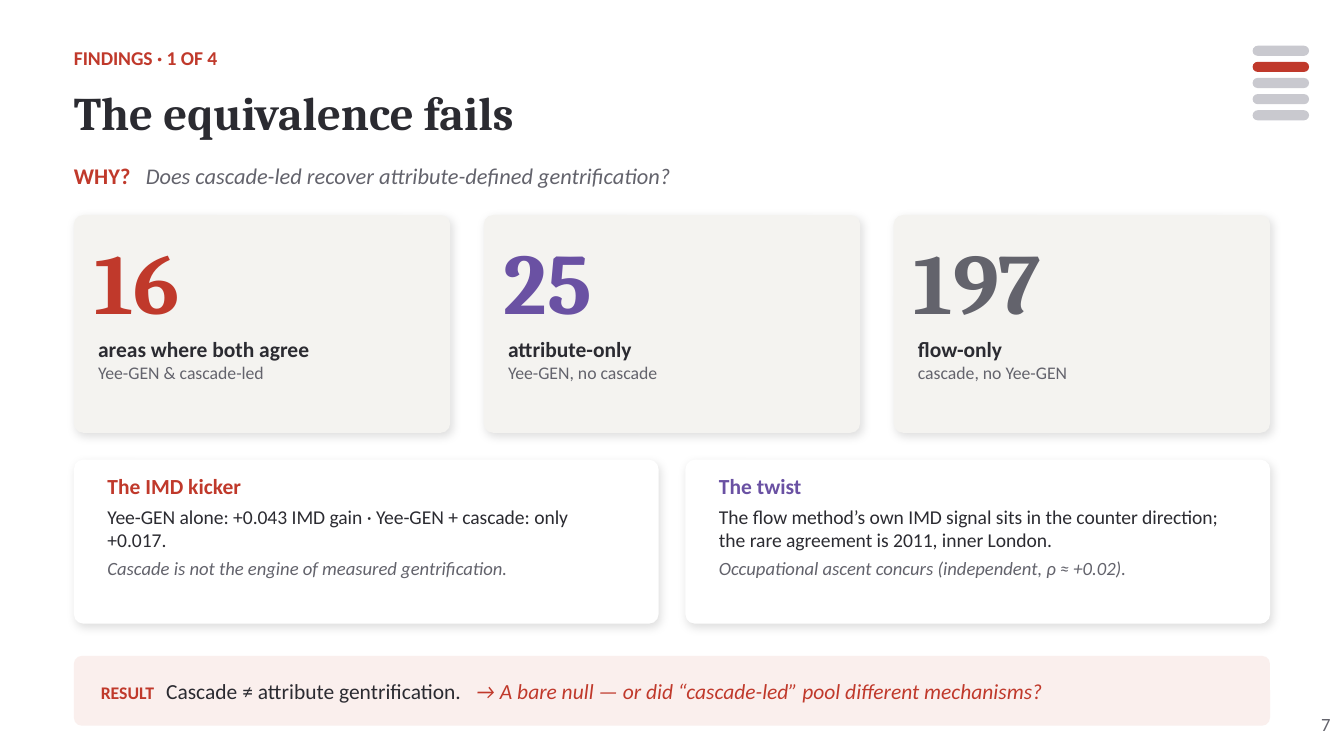
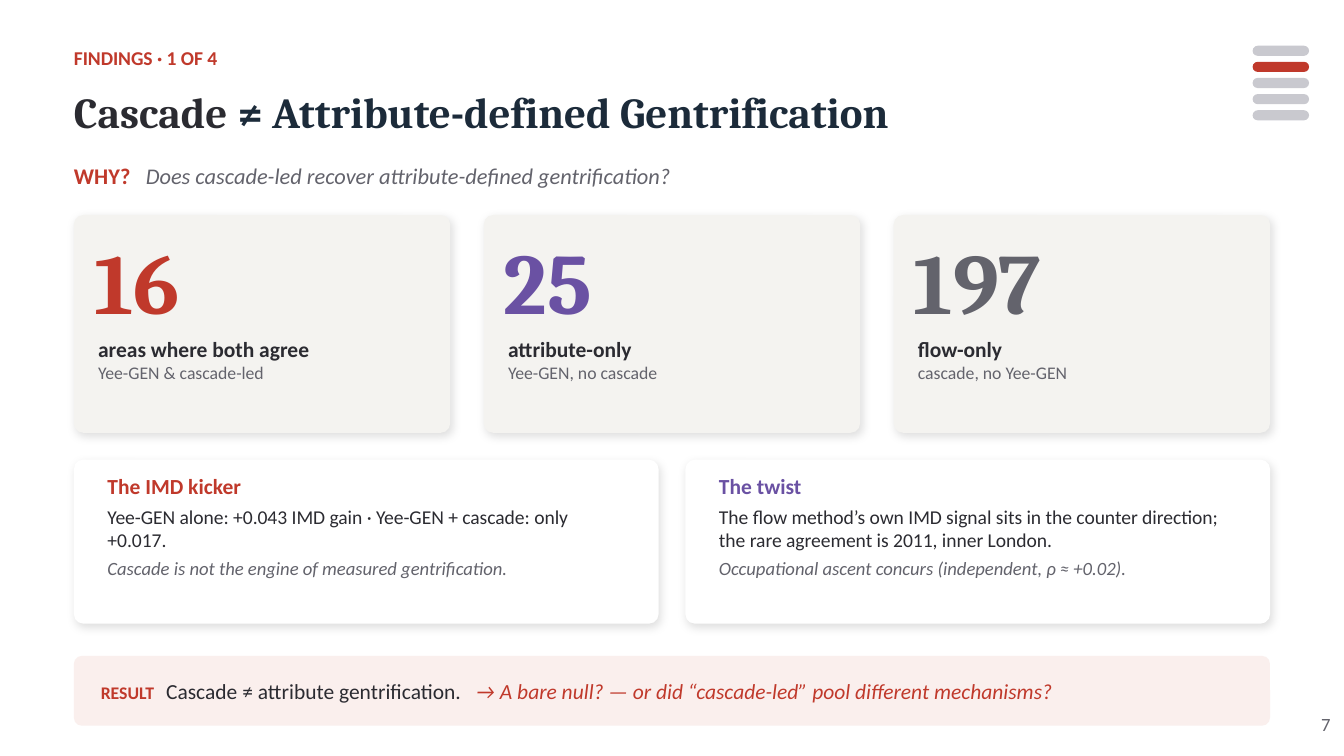
Before and after one commit to yxing82/CASA-Dissertation, a slide deck: slide 7 of mini-conference/Flow_Gentrification_Deck_v7_20260705.pptx. Drawn at 1344x756 pixels with LibreOffice and Linux fonts; fonts in the diff are those of the drawing. Boxes give left, top, right and bottom in pixels: in the first picture for what was removed or moved away, otherwise in the second. Text is boxed around its words. In the diff, an @@ line names an element or a change of style, - is before the commit and + after.

```diff
--- a/mini-conference/Flow_Gentrification_Deck_v7_20260705.pptx
+++ b/mini-conference/Flow_Gentrification_Deck_v7_20260705.pptx
@@ text at <box>74,97,888,129</box>: text changed; size 25 to 23 pt; text colour #2B2B31 to #1C2B3A @@
-The equivalence fails
+Cascade ≠ Attribute-defined Gentrification
@@ text at <box>101,683,1052,703</box>: text changed @@
-RESULT Cascade ≠ attribute gentrification. → A bare null — or did “cascade-led” pool different mechanisms?
+RESULT Cascade ≠ attribute gentrification. → A bare null? — or did “cascade-led” pool different mechanisms?
```
Also in this commit, not shown: 11 other slides changed, 6 other files.
